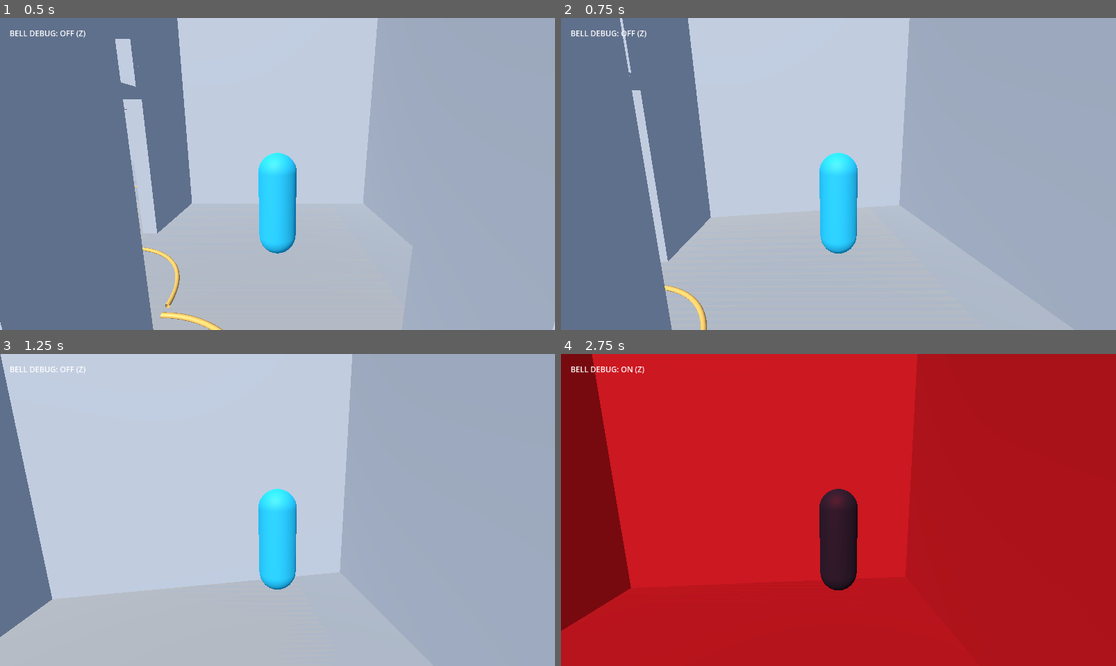
Above: before the commit, frames 1-4 (two rows, left to right).
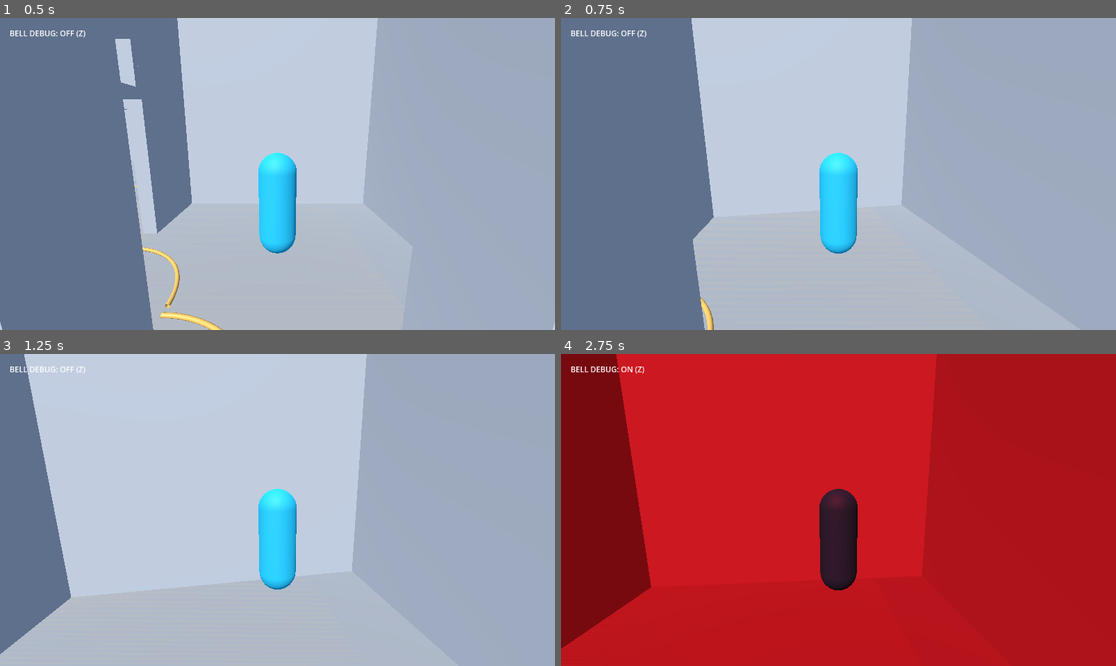
Above: after the commit, the same moments.

Repository: evanqjones/Comp440Project3
Game: Godot game, scene res://scenes/school_blockout_preview.tscn
Same seed, same stepped clock (60 frames per second), same inputs: the game is played once before the commit and once after it.
Inputs (mouse positions are in pixels of both pictures, inside the frame that each line leads up to):
- Up to frame 1 (0.5 s): no input
- Up to frame 2 (0.75 s): tap Enter at 0.5 s; move the mouse to (866, 174) at 0.52 s; hold W from 0.53 s (still down); hold Shift from 0.53 s (still down)
- Up to frame 3 (1.25 s): keep holding W; keep holding Shift
- Up to frame 4 (2.75 s): keep holding W; move the mouse to (810, 510) at 1.27 s; release Shift at 1.28 s; tap Shift at 1.35 s; move the mouse to (849, 503) at 2.02 s; hold Shift from 2.03 s (still down); tap Z at 2.1 s

Frame 1 is identical in both runs. In frame 2, 3.2% of the frame differs, in the area x 10-64%, y 0-100%; in frame 3, 5.2%; in frame 4, 6.0%, in the area x 0-68%, y 0-95%.

Commit message:
Tune player sprint and monster movement speeds

Diff:
--- a/scenes/monster_placeholder.gd
+++ b/scenes/monster_placeholder.gd
@@ -2,9 +2,9 @@
 
 @export_range(0.25, 20.0, 0.125) var sight_distance: float = 3.0
 @export_range(0.125, 8.0, 0.03125) var sight_half_width: float = 1.125
-@export_range(0.1, 3.0, 0.1) var preview_patrol_speed: float = 0.7
+@export_range(0.1, 3.0, 0.1) var preview_patrol_speed: float = 0.5
 @export_range(0.25, 5.0, 0.25) var preview_patrol_half_length: float = 1.75
-@export_range(0.1, 10.0, 0.1) var preview_short_chase_speed: float = 5.5
+@export_range(0.1, 10.0, 0.1) var preview_short_chase_speed: float = 4.5
 @export_range(0.1, 5.0, 0.1) var preview_lose_sight_grace: float = 1.0
 
 signal monster_state_changed(state_id: StringName)
--- a/scenes/player_placeholder.gd
+++ b/scenes/player_placeholder.gd
@@ -1,7 +1,7 @@
 extends "res://scripts/player_system.gd"
 
-@export_range(1.0, 8.0, 0.1) var move_speed: float = 4.5
-@export_range(1.0, 16.0, 0.1) var run_speed: float = 7.5
+@export_range(1.0, 8.0, 0.1) var move_speed: float = 3.5
+@export_range(1.0, 16.0, 0.1) var run_speed: float = 5.5
 @export_range(1.0, 30.0, 0.5) var ground_acceleration: float = 16.0
 @export_range(5.0, 40.0, 0.5) var gravity_strength: float = 24.0
 @export_range(0.001, 0.01, 0.0005) var mouse_sensitivity: float = 0.003
@@ -49,8 +49,8 @@
     right.y = 0.0
     right = right.normalized()
     var move_direction := (right * input_axis.x + forward * input_axis.y).normalized()
-    var is_running := Input.is_physical_key_pressed(KEY_SHIFT)
-    var target_speed := run_speed if is_running else move_speed
+    var is_sprinting := Input.is_key_pressed(KEY_SHIFT) or Input.is_physical_key_pressed(KEY_SHIFT)
+    var target_speed := run_speed if is_sprinting else move_speed
 
     if not is_on_floor():
         velocity.y -= gravity_strength * delta
@@ -65,4 +65,4 @@
         velocity.z = move_toward(velocity.z, 0.0, ground_acceleration * delta)
 
     move_and_slide()
-    _update_movement_state(is_running)
+    _update_movement_state(is_sprinting)
Not shown, changed: After-School-AI-GDD/docs/PROGRESS.md
Not shown, changed: GODOT_SCHOOL_PREVIEW.md
Not shown, changed: WORK_LOG.md
